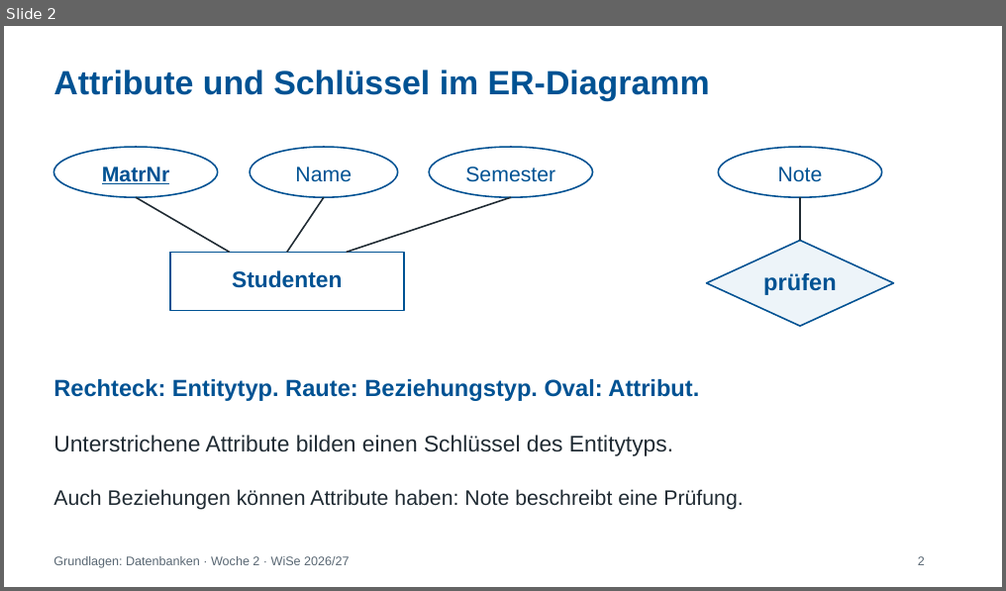
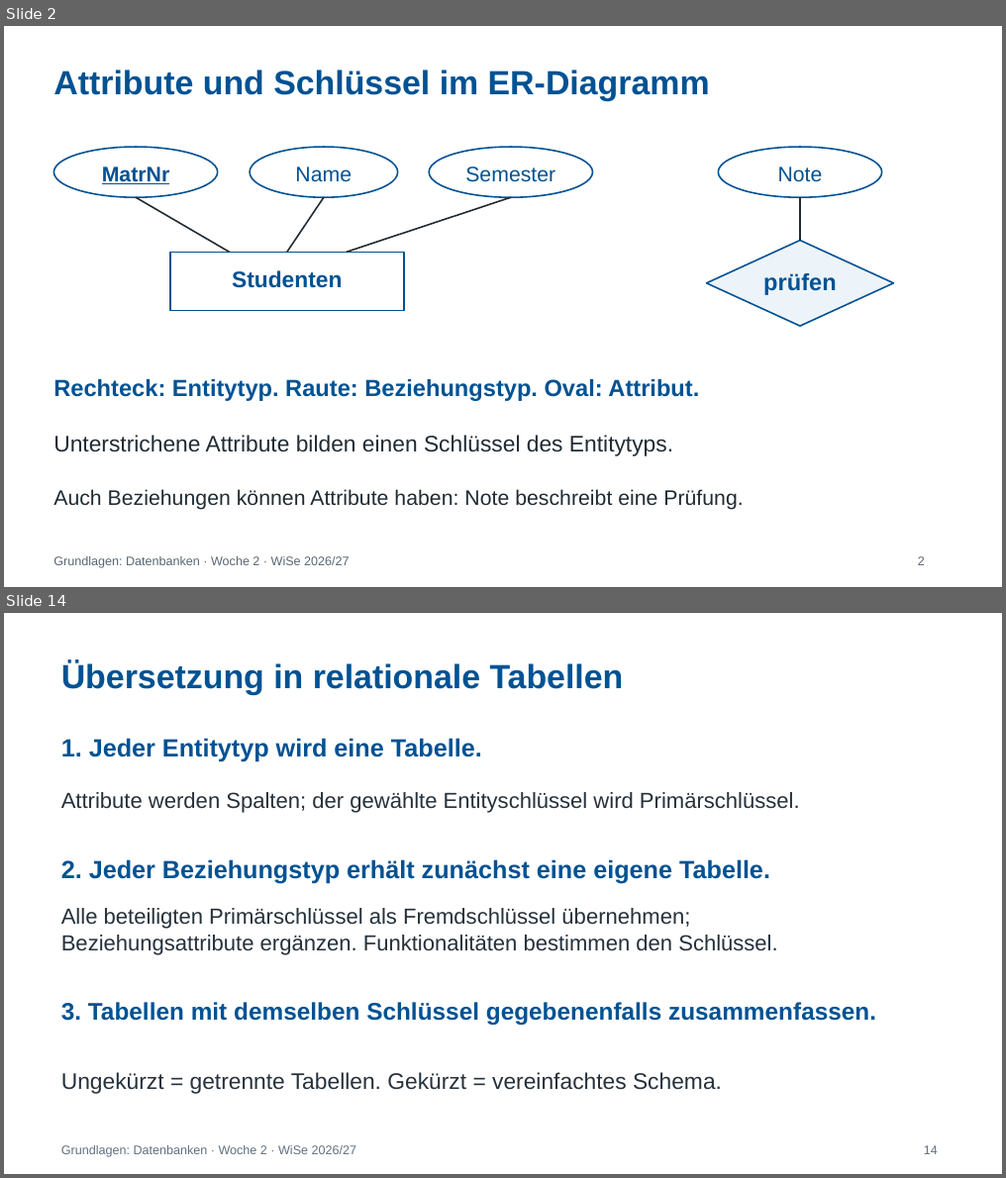
Before and after one commit to IlyaKats2005/GDB_2026-2027_Tutorium, a slide deck: folien/Woche_2_ER_Modell_Kardinalitaeten.pptx. Shown one above the other, each under a label of ours: slide 2 before the commit, slides 2 and 14 after it; the slides between them are not shown. The pictures are 1006x591 and 1006x1178 pixels, drawn with LibreOffice and Linux fonts; fonts in the diff are those of the drawing. Boxes give left, top, right and bottom in pixels: in the first picture for what was removed or moved away, otherwise in the second. Text is boxed around its words. In the diff, an @@ line names an element or a change of style, - is before the commit and + after.

```diff
--- a/folien/Woche_2_ER_Modell_Kardinalitaeten.pptx
+++ b/folien/Woche_2_ER_Modell_Kardinalitaeten.pptx
@@ slide 14 added at [4,613,1002,1174], background #FFFFFF @@
@@ text added at [61,662,624,695], 32.2 pt, text #005293, bold @@
+Übersetzung in relationale Tabellen
@@ text added at [61,738,482,762], 24 pt, text #005293, bold @@
+1. Jeder Entitytyp wird eine Tabelle.
@@ text added at [61,792,800,813], 21 pt, text #26313B @@
+Attribute werden Spalten; der gewählte Entityschlüssel wird Primärschlüssel.
@@ text added at [61,860,770,883], 24 pt, text #005293, bold @@
+2. Jeder Beziehungstyp erhält zunächst eine eigene Tabelle.
@@ text added at [61,908,777,956], 21 pt, text #26313B @@
+Alle beteiligten Primärschlüssel als Fremdschlüssel übernehmen;
+Beziehungsattribute ergänzen. Funktionalitäten bestimmen den Schlüssel.
@@ text added at [61,1002,876,1025], 23.2 pt, text #005293, bold @@
+3. Tabellen mit demselben Schlüssel gegebenenfalls zusammenfassen.
@@ text added at [61,1072,722,1094], 21.8 pt, text #26313B @@
+Ungekürzt = getrennte Tabellen. Gekürzt = vereinfachtes Schema.
@@ text added at [61,1146,356,1157], 12 pt, text #607080 @@
+Grundlagen: Datenbanken · Woche 2 · WiSe 2026/27
@@ text added at [924,1146,938,1155], 12 pt, text #607080 @@
+14
```
Also in this commit, not shown: 15 slides changed, 12 other slides added.
